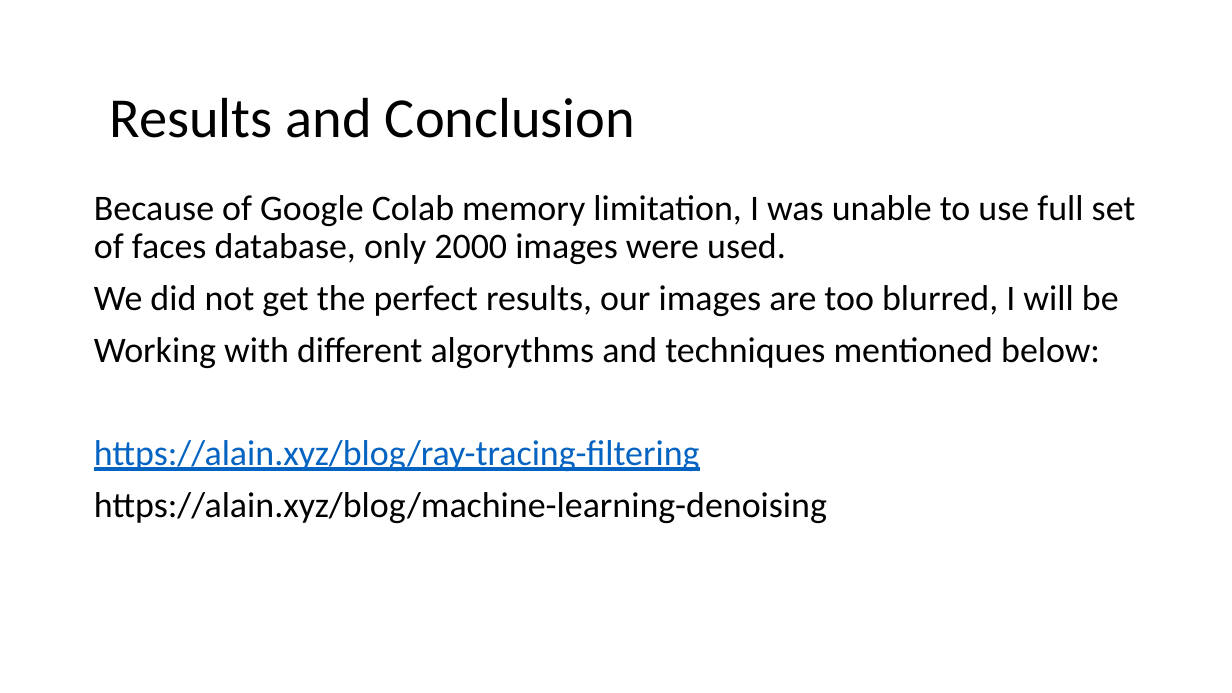
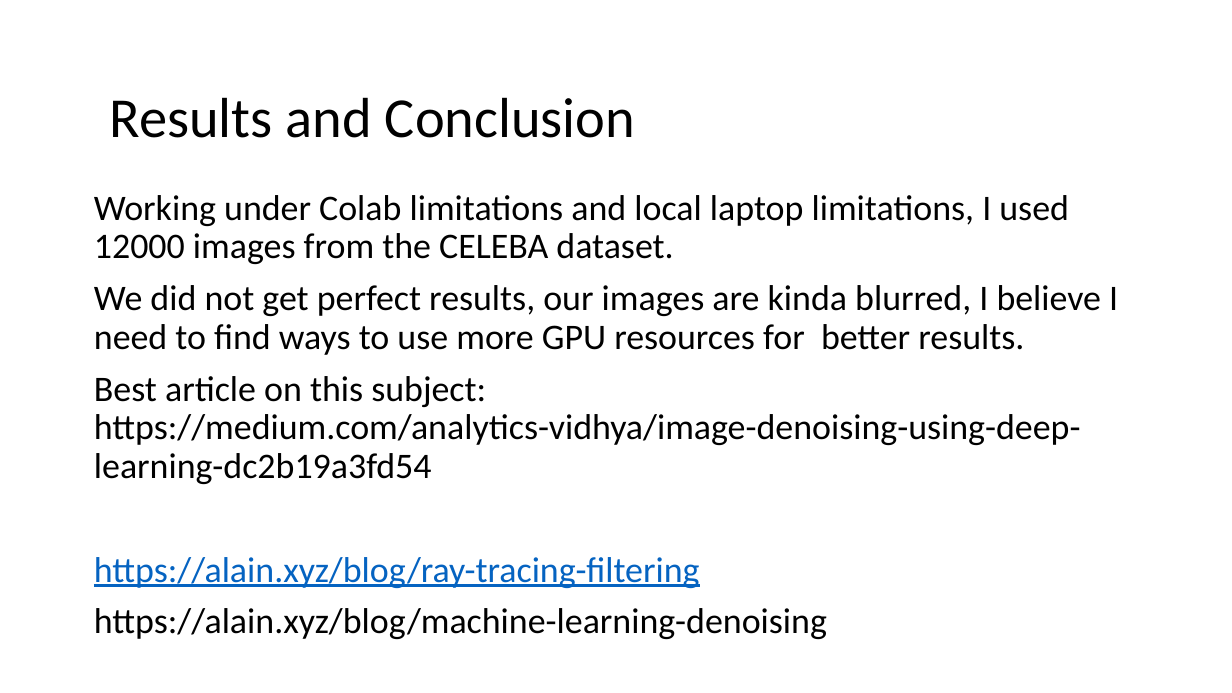
Before and after one commit to Valeriy77/cv_training, a slide deck: slide 11 of CourseProject/CourseProject.pptx. Drawn at 1232x693 pixels with LibreOffice and Linux fonts; fonts in the diff are those of the drawing. Boxes give left, top, right and bottom in pixels: in the first picture for what was removed or moved away, otherwise in the second. Text is boxed around its words. In the diff, an @@ line names an element or a change of style, - is before the commit and + after.

Commit message:
updated text

```diff
--- a/CourseProject/CourseProject.pptx
+++ b/CourseProject/CourseProject.pptx
@@ text at <box>94,195,1118,484</box>: text changed @@
-Because of Google Colab memory limitation, I was unable to use full set of faces database, only 2000 images were used.
-We did not get the perfect results, our images are too blurred, I will be
-Working with different algorythms and techniques mentioned below:
+Working under Colab limitations and local laptop limitations, I used 12000 images from the CELEBA dataset.
+We did not get perfect results, our images are kinda blurred, I believe I need to find ways to use more GPU resources for better results.
+Best article on this subject: https://medium.com/analytics-vidhya/image-denoising-using-deep-learning-dc2b19a3fd54
```
Also in this commit, not shown: 3 other slides changed, 1 slide added, 1 slide removed.
